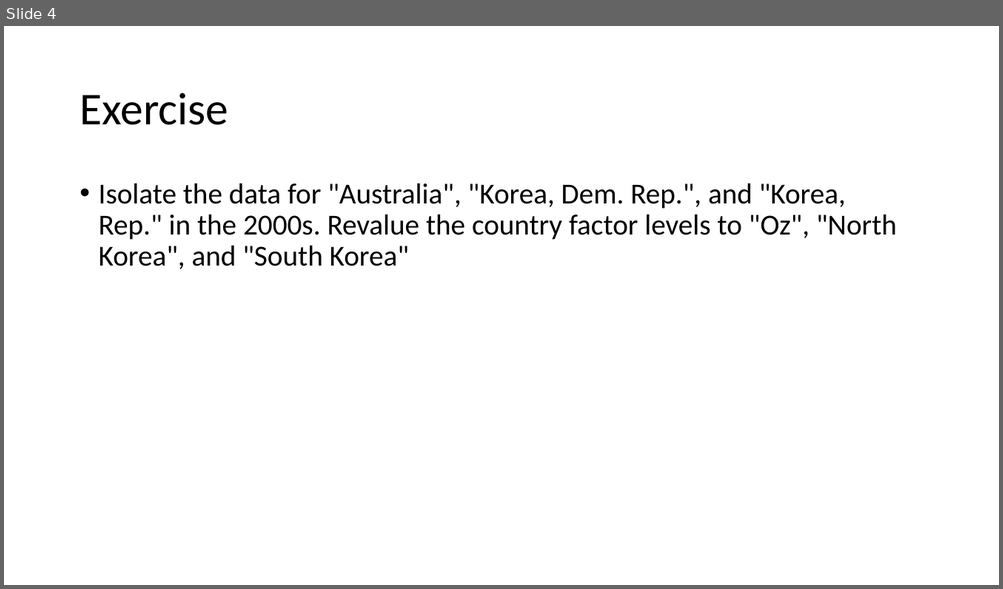
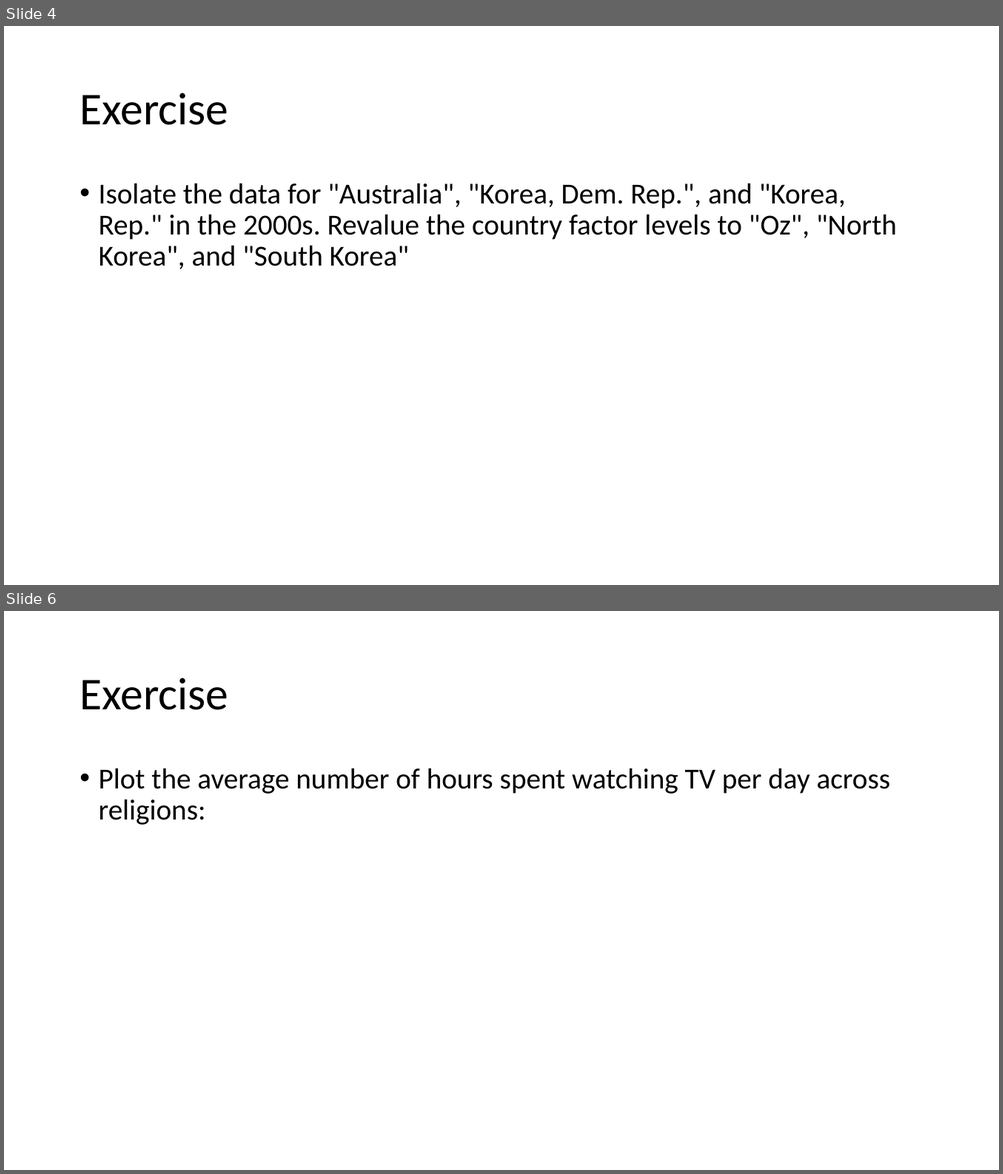
Before and after one commit to nt246/NTRES-6100-data-science, a slide deck: slides/Factors.pptx. Shown one above the other, each under a label of ours: slide 4 before the commit, slides 4 and 6 after it; the slides between them are not shown. The pictures are 1003x589 and 1003x1174 pixels, drawn with LibreOffice and Linux fonts; fonts in the diff are those of the drawing. Boxes give left, top, right and bottom in pixels: in the first picture for what was removed or moved away, otherwise in the second. Text is boxed around its words. In the diff, an @@ line names an element or a change of style, - is before the commit and + after.

```diff
--- a/slides/Factors.pptx
+++ b/slides/Factors.pptx
@@ slide 6 added at [4, 611, 999, 1170], background #FFFFFF @@
@@ title added at [79, 678, 228, 710], 44 pt, text #000000 @@
+Exercise
@@ text added at [99, 768, 891, 825], 28 pt, text #000000 @@
+• Plot the average number of hours spent watching TV per day across religions:
```
Also in this commit, not shown: 2 slides changed, 2 other slides added, 6 other files.
